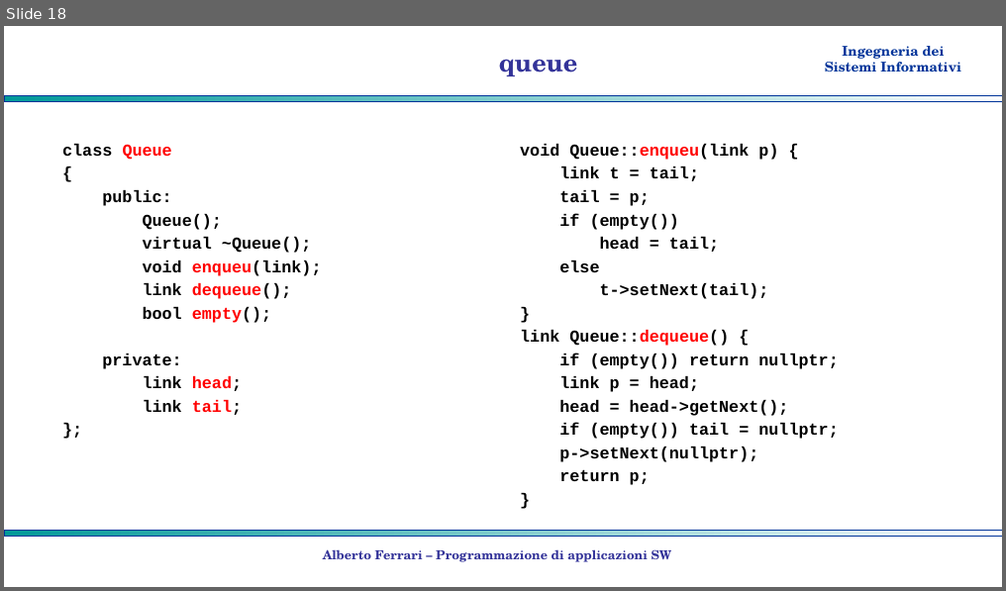
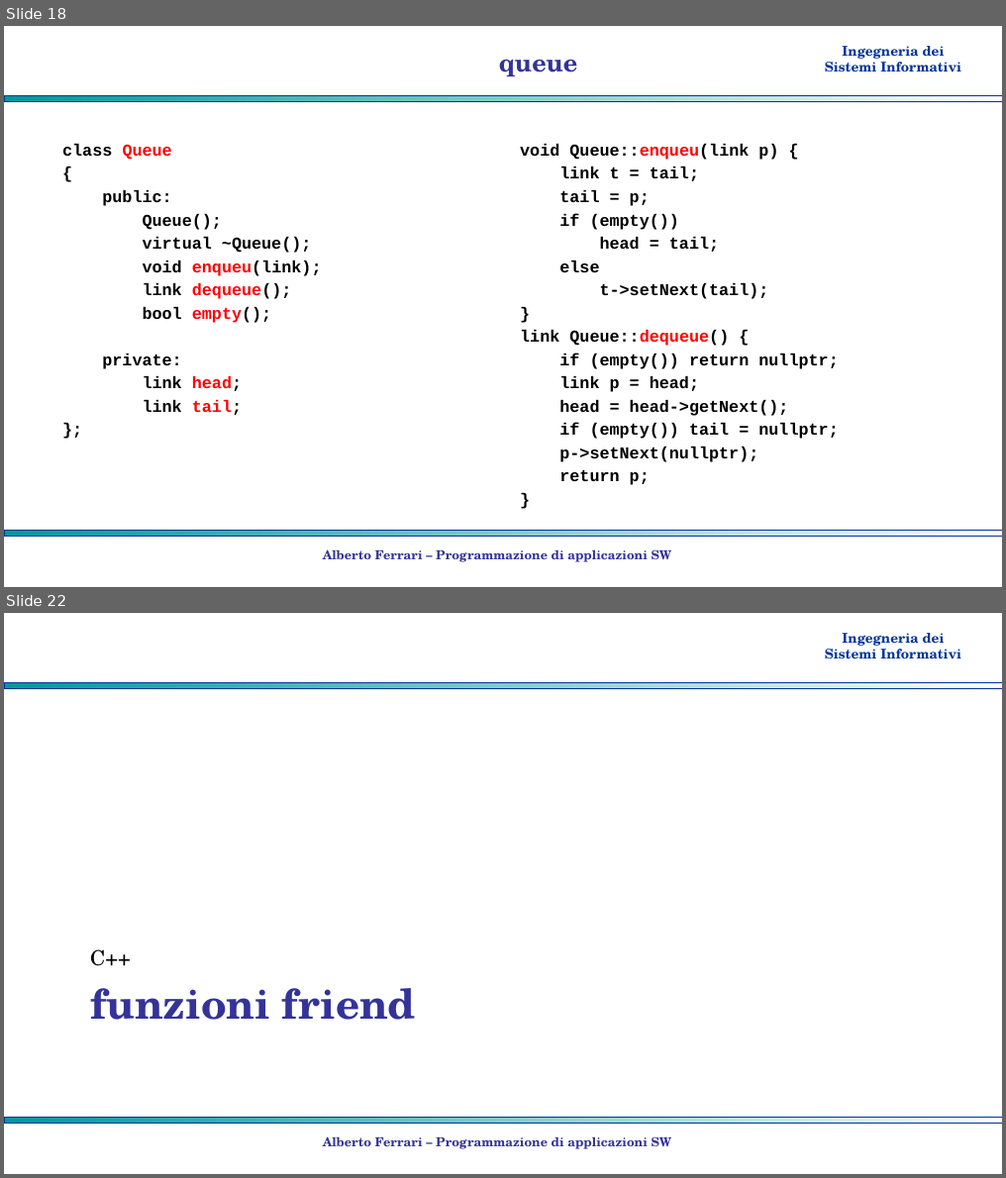
Before and after one commit to albertoferrari/pasw, a slide deck: lezioni/PASW06 - strutture lineari.pptx. Shown one above the other, each under a label of ours: slide 18 before the commit, slides 18 and 22 after it; the slides between them are not shown. The pictures are 1006x591 and 1006x1178 pixels, drawn with LibreOffice and Linux fonts; fonts in the diff are those of the drawing; background and template pictures are left out. Boxes give left, top, right and bottom in pixels: in the first picture for what was removed or moved away, otherwise in the second. Text is boxed around its words. In the diff, an @@ line names an element or a change of style, - is before the commit and + after.

```diff
--- a/lezioni/PASW06 - strutture lineari.pptx
+++ b/lezioni/PASW06 - strutture lineari.pptx
@@ slide 22 added at box(4, 613, 1002, 1174), background #FFFFFF; not listed: 3 template elements that a slide beside it also shows @@
@@ text added at box(90, 950, 131, 966), 20 pt, text #000000 @@
+C++
@@ title added at box(90, 988, 416, 1020), 40 pt, text #333399, bold @@
+funzioni friend
@@ text added at box(323, 1137, 672, 1150), 12 pt, text #333399, bold @@
+Alberto Ferrari – Programmazione di applicazioni SW
```
Also in this commit, not shown: 5 other slides added, 1 other file.
